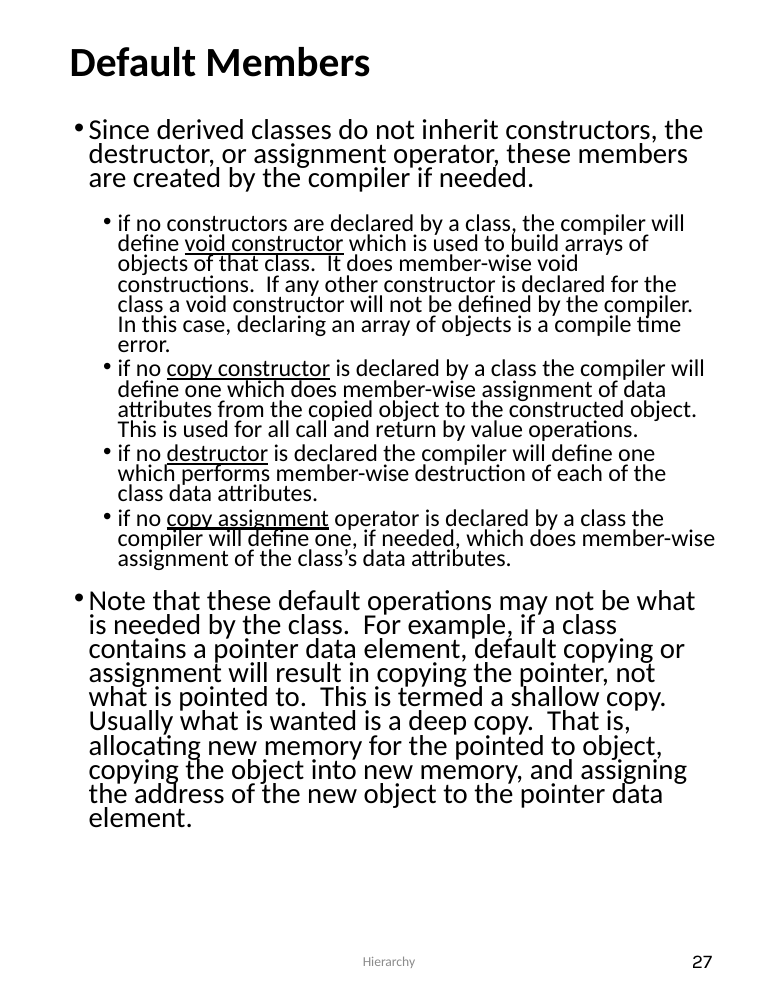
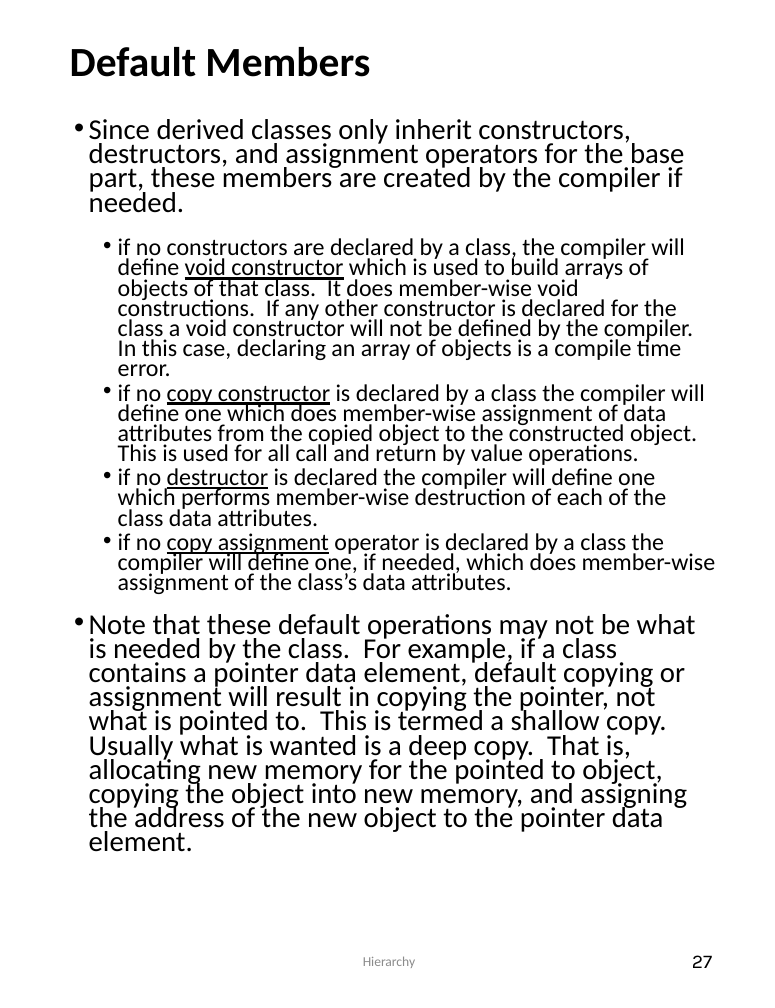
Before and after one commit to JimFawcett/JimFawcett.github.io, a slide deck: slide 27 of Resources/HIER.pptx. Drawn at 775x1008 pixels with LibreOffice and Linux fonts; fonts in the diff are those of the drawing. Boxes give left, top, right and bottom in pixels: in the first picture for what was removed or moved away, otherwise in the second. Text is boxed around its words. In the diff, an @@ line names an element or a change of style, - is before the commit and + after.

Commit message:
fixed text error in Hier, modified slides in PublishingSourceCode

```diff
--- a/Resources/HIER.pptx
+++ b/Resources/HIER.pptx
@@ text at [89, 119, 684, 213]: text changed @@
-• Since derived classes do not inherit constructors, the destructor, or assignment operator, these members are created by the compiler if needed.
+• Since derived classes only inherit constructors, destructors, and assignment operators for the base part, these members are created by the compiler if needed.
```
Also in this commit, not shown: 2 other slides changed, 4 other files.
